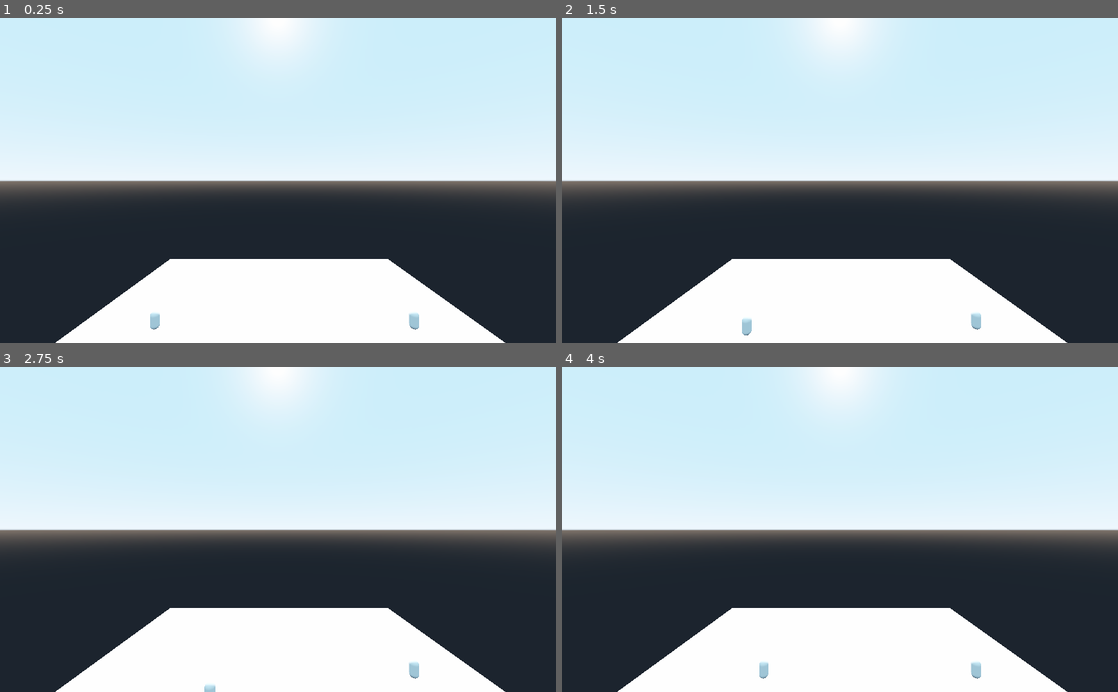
Above: before the commit, frames 1-4 (two rows, left to right).
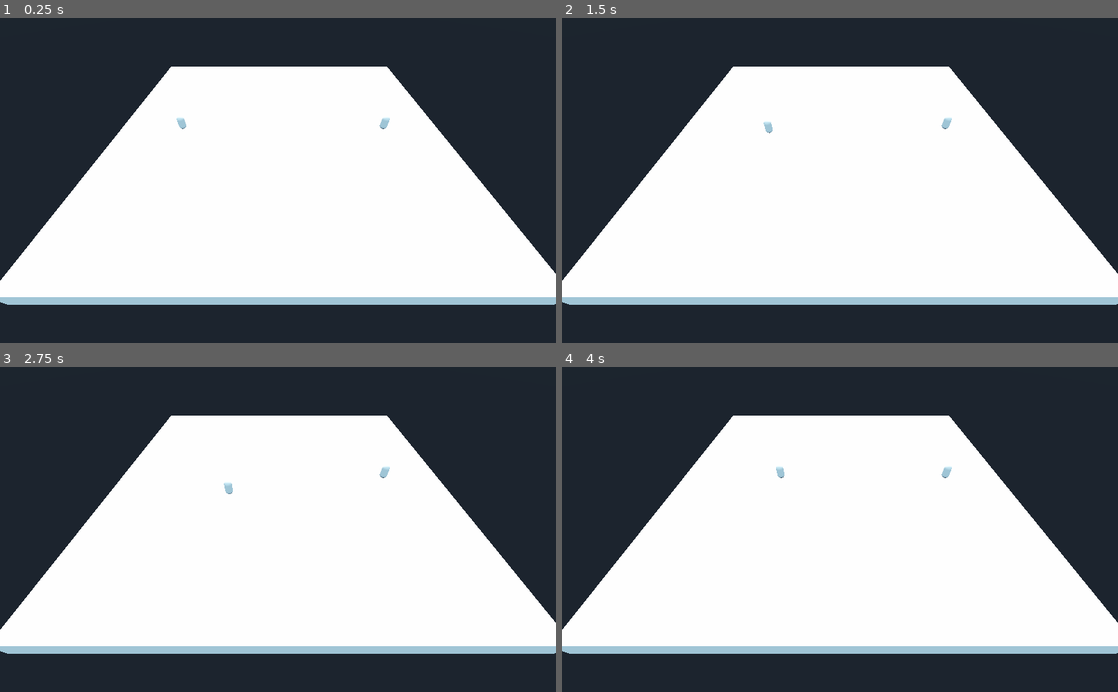
Above: after the commit, the same moments.

Repository: jward710/jam-test
Game: Godot game, scene res://scenes/levels/testing/TestLevel.tscn
Same seed, same stepped clock (60 frames per second), same inputs: the game is played once before the commit and once after it. This scene is started directly instead of the project's main scene.
Inputs:
- Up to frame 1 (0.25 s): no input
- Up to frame 2 (1.5 s): tap Enter at 0.5 s; hold D (ui_right) 0.53-1.28 s; hold S (ui_down) from 1.28 s (still down)
- Up to frame 3 (2.75 s): release S (ui_down) at 2.03 s; hold D (ui_right) from 2.03 s (still down)
- Up to frame 4 (4 s): release D (ui_right) at 2.78 s; hold W (ui_up) 2.78-3.53 s; hold A (ui_left) from 3.53 s (still down)

The runs differ from the first frame. In frame 1, 85% of the frame differs, in the area x 0-100%, y 0-100%; in frame 2, 85%; in frame 3, 85%; in frame 4, 85%.

Commit message:
Update TestLevel.tscn

Diff:
--- a/multiplayer game/scenes/levels/testing/TestLevel.tscn
+++ b/multiplayer game/scenes/levels/testing/TestLevel.tscn
@@ -11,7 +11,7 @@
 transform = Transform( 1, 0, 0, 0, -0.707107, 0.707107, 0, -0.707107, -0.707107, 0, -2, 0 )
 
 [node name="Camera" type="Camera" parent="Environment"]
-transform = Transform( 1, 2.83122e-07, 2.32562e-07, -2.83122e-07, 1, -2.18557e-08, -2.32562e-07, 2.18556e-08, 1, -0.232098, 17.5981, 26 )
+transform = Transform( 1, 2.83122e-07, 2.32562e-07, -3.63283e-07, 0.683656, 0.729804, 4.76313e-08, -0.729804, 0.683656, -0.232097, 20.5173, 28.7346 )
 
 [node name="Objects" type="Node" parent="."]
 
